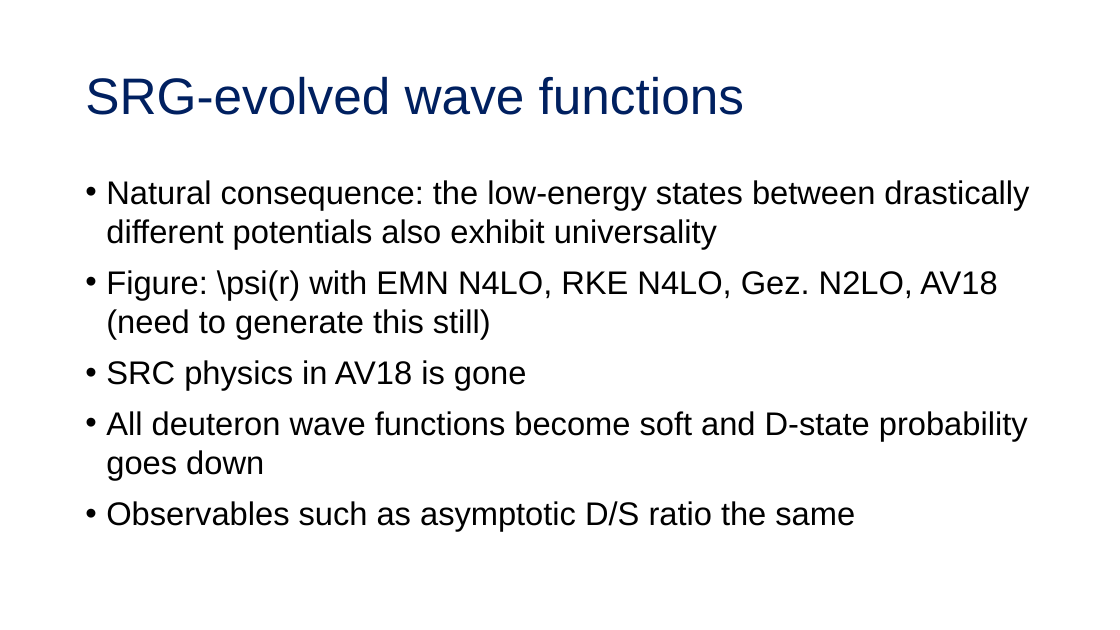
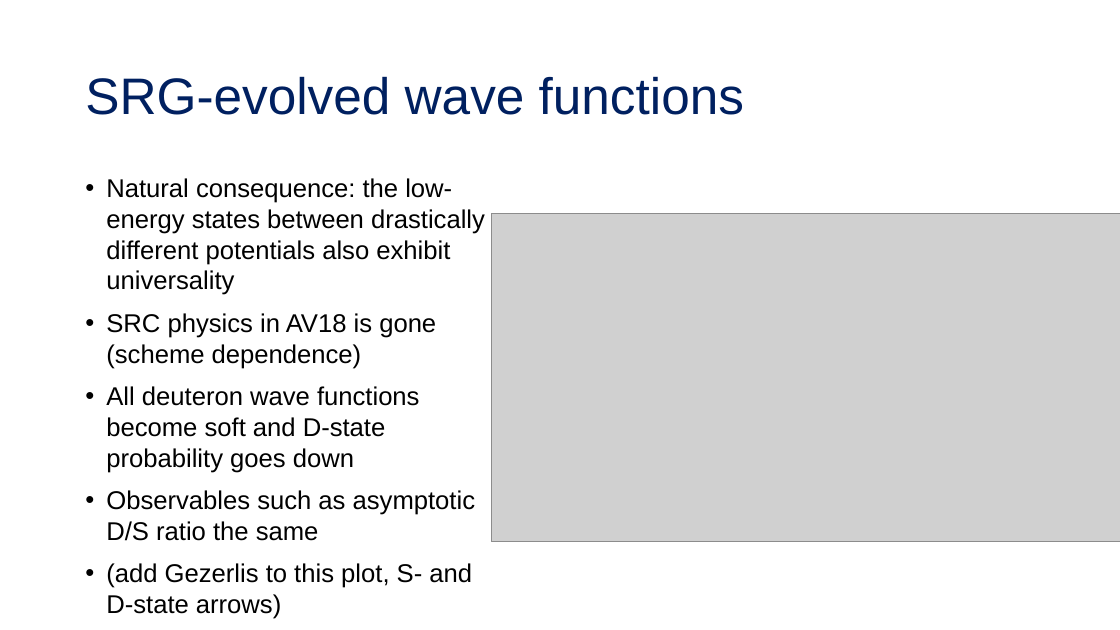
Before and after one commit to tropiano4/tropiano-srg, a slide deck: slide 7 of Presentations/NUCLEI_June2020/tropiano_nuclei_2020.pptx. Drawn at 1120x630 pixels with LibreOffice and Linux fonts; fonts in the diff are those of the drawing; grey boxes stand for pictures. Boxes give left, top, right and bottom in pixels: in the first picture for what was removed or moved away, otherwise in the second. Text is boxed around its words. In the diff, an @@ line names an element or a change of style, - is before the commit and + after.

```diff
--- a/Presentations/NUCLEI_June2020/tropiano_nuclei_2020.pptx
+++ b/Presentations/NUCLEI_June2020/tropiano_nuclei_2020.pptx
@@ text at <box>106,178,485,541</box>: size 28 to 22 pt in "Natural consequence: the low-energy states between drastical ...", "All deuteron wave functions become soft and ...", "Observables such as asymptotic D/S ratio the ..." @@
@@ picture added at <box>492,213,1120,542</box> @@
@@ text at <box>106,313,436,369</box>: text changed; size 28 to 22 pt @@
-• Figure: \psi(r) with EMN N4LO, RKE N4LO, Gez. N2LO, AV18 (need to generate this still)
-• SRC physics in AV18 is gone
+• SRC physics in AV18 is gone (scheme dependence)
@@ text at <box>165,563,472,583</box>: paragraph added @@
+• (add Gezerlis to this plot, S- and D-state arrows)
```
Also in this commit, not shown: 8 other slides changed, 6 slides added, 1 slide removed, 1 other file.
